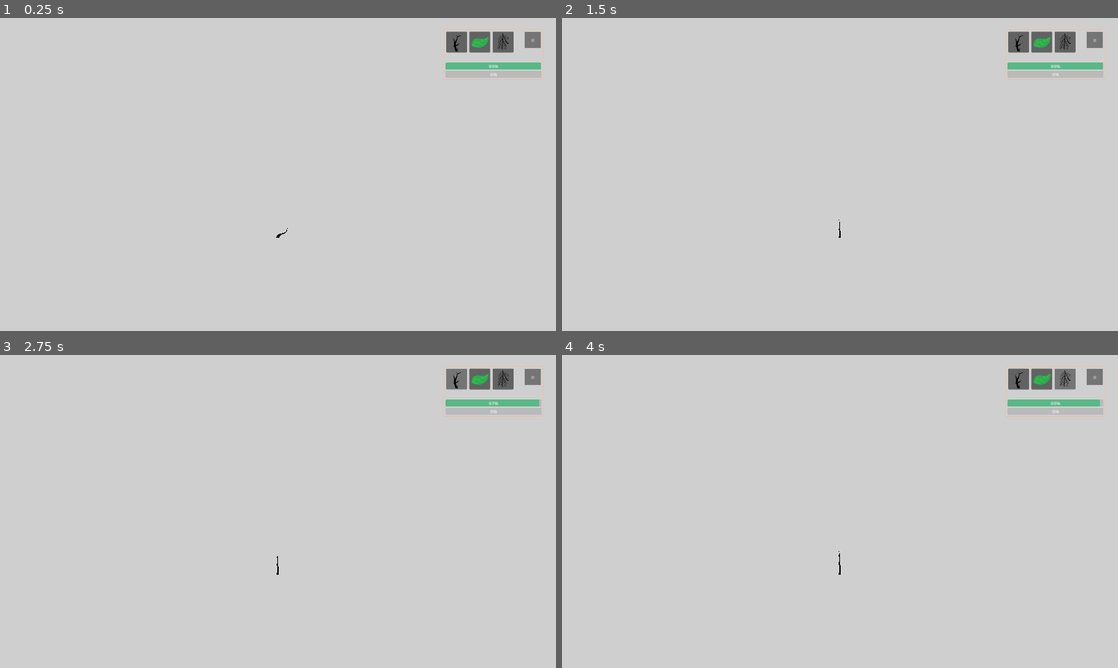
Above: before the commit, frames 1-4 (two rows, left to right).
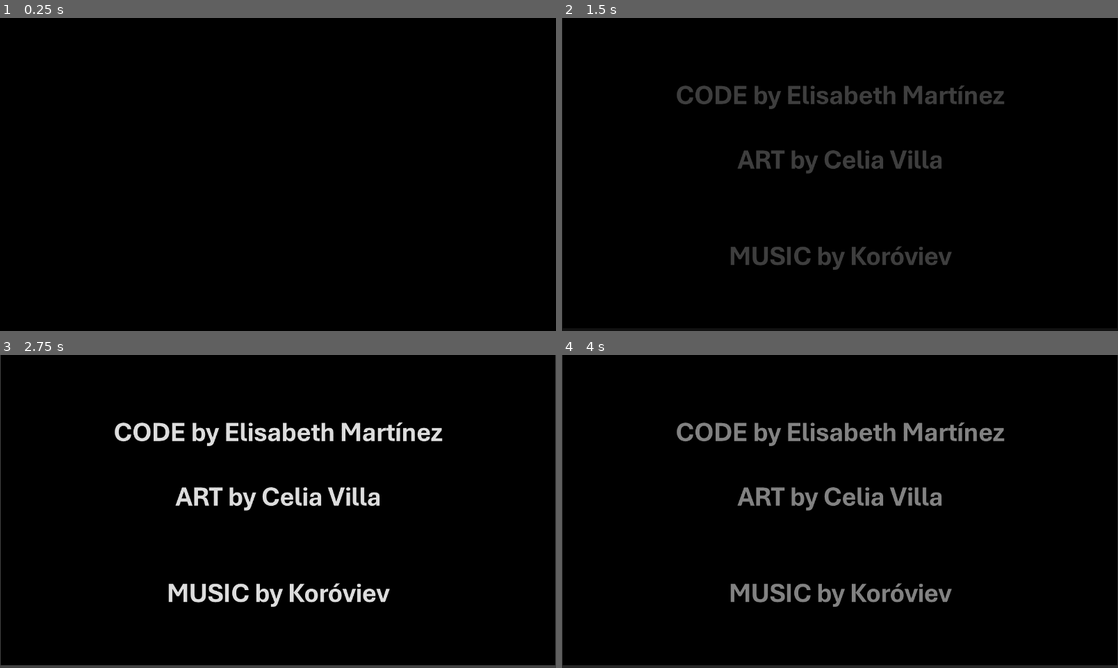
Above: after the commit, the same moments.

Repository: Elysaveth/gmtkjam24
Game: Godot game, scene res://scenes/intro.tscn
Two runs of this game, one before a commit and one after it. Both use one fixed random seed, a clock stepped at 60 frames per second and the inputs below. Before the commit the project starts from res://scenes/tree_level.tscn.
Inputs (mouse positions are in pixels of both pictures, inside the frame that each line leads up to):
- Up to frame 1 (0.25 s): no input
- Up to frame 2 (1.5 s): click (1095, 39) at 0.5 s, where only the run before the commit has a clickable "II"; click (840, 171) at 1.25 s, where only the run before the commit has a clickable "Retry"
- Up to frame 3 (2.75 s): click (455, 380) at 2.02 s
- Up to frame 4 (4 s): click (1040, 380) at 2.77 s; click (1062, 380) at 3.52 s

The runs differ from the first frame. In frame 1, 100% of the frame differs, in the area x 0-100%, y 0-100%; in frame 2, 100%; in frame 3, 97%; in frame 4, 100%.

Commit message:
intro added

Diff:
--- /dev/null
+++ b/intro.gd
@@ -0,0 +1,12 @@
+extends Node2D
+
+
+# Called when the node enters the scene tree for the first time.
+func _ready():
+	$AnimationPlayer.play("fade in")
+	await(get_tree().create_timer(10)).timeout
+	get_tree().change_scene_to_file("res://scenes/tree_level.tscn")
+
+# Called every frame. 'delta' is the elapsed time since the previous frame.
+func _process(delta):
+	pass
--- /dev/null
+++ b/intro.tscn
@@ -0,0 +1,78 @@
+[gd_scene load_steps=7 format=3 uid="uid://ds2on8hb5j1p3"]
+
+[ext_resource type="Script" path="res://intro.gd" id="1_77s65"]
+[ext_resource type="Texture2D" uid="uid://2xsaddl3k3xe" path="res://sprites/INTRO.png" id="2_usaqg"]
+
+[sub_resource type="Animation" id="Animation_ml2be"]
+resource_name = "fade in"
+length = 3.0
+tracks/0/type = "value"
+tracks/0/imported = false
+tracks/0/enabled = true
+tracks/0/path = NodePath("ColorRect:color")
+tracks/0/interp = 1
+tracks/0/loop_wrap = true
+tracks/0/keys = {
+"times": PackedFloat32Array(1, 3),
+"transitions": PackedFloat32Array(1, 1),
+"update": 0,
+"values": [Color(0, 0, 0, 1), Color(0, 0, 0, 0)]
+}
+
+[sub_resource type="Animation" id="Animation_jrucf"]
+length = 0.001
+tracks/0/type = "value"
+tracks/0/imported = false
+tracks/0/enabled = true
+tracks/0/path = NodePath("ColorRect:color")
+tracks/0/interp = 1
+tracks/0/loop_wrap = true
+tracks/0/keys = {
+"times": PackedFloat32Array(0),
+"transitions": PackedFloat32Array(1),
+"update": 0,
+"values": [Color(0, 0, 0, 1)]
+}
+
+[sub_resource type="Animation" id="Animation_anh1a"]
+resource_name = "fade out"
+length = 3.0
+tracks/0/type = "value"
+tracks/0/imported = false
+tracks/0/enabled = true
+tracks/0/path = NodePath("ColorRect:color")
+tracks/0/interp = 1
+tracks/0/loop_wrap = true
+tracks/0/keys = {
+"times": PackedFloat32Array(0, 2),
+"transitions": PackedFloat32Array(1, 1),
+"update": 0,
+"values": [Color(0, 0, 0, 0), Color(0, 0, 0, 1)]
+}
+
+[sub_resource type="AnimationLibrary" id="AnimationLibrary_k41db"]
+_data = {
+"RESET": SubResource("Animation_jrucf"),
+"fade in": SubResource("Animation_ml2be"),
+"fade out": SubResource("Animation_anh1a")
+}
+
+[node name="Node2D" type="Node2D"]
+script = ExtResource("1_77s65")
+
+[node name="Sprite2D" type="Sprite2D" parent="."]
+position = Vector2(960.75, 535)
+scale = Vector2(1.4957, 1.48472)
+texture = ExtResource("2_usaqg")
+
+[node name="ColorRect" type="ColorRect" parent="."]
+offset_left = -71.0
+offset_top = -36.0
+offset_right = 1990.0
+offset_bottom = 1137.0
+color = Color(0, 0, 0, 1)
+
+[node name="AnimationPlayer" type="AnimationPlayer" parent="."]
+libraries = {
+"": SubResource("AnimationLibrary_k41db")
+}
--- a/project.godot
+++ b/project.godot
@@ -11,7 +11,7 @@
 [application]
 
 config/name="Built to Scale"
-run/main_scene="res://scenes/tree_level.tscn"
+run/main_scene="res://scenes/intro.tscn"
 config/features=PackedStringArray("4.3", "Forward Plus")
 config/icon="res://sprites/icon.svg"
 
--- a/resources/normal_tree.tres
+++ b/resources/normal_tree.tres
@@ -12,7 +12,7 @@
 [ext_resource type="PackedScene" uid="uid://bdso3y307683y" path="res://branches/branch_9.tscn" id="10_6ou7r"]
 [ext_resource type="PackedScene" uid="uid://gmeukllv4y0" path="res://branches/branch_10.tscn" id="11_6aiyd"]
 [ext_resource type="PackedScene" uid="uid://befye5wos1f8m" path="res://branches/branch_11.tscn" id="12_3rb7k"]
-[ext_resource type="PackedScene" uid="uid://6lnoq7h542l3" path="res://leafs/hoja.tscn" id="12_5ak8e"]
+[ext_resource type="PackedScene" uid="uid://6lnoq7h542l3" path="res://sprites/hoja.tscn" id="12_5ak8e"]
 [ext_resource type="PackedScene" uid="uid://chtqx8n4a3wjw" path="res://roots/root_1.tscn" id="13_1c45x"]
 [ext_resource type="PackedScene" uid="uid://b3qliea8g5arg" path="res://roots/root_2.tscn" id="14_vudi3"]
 [ext_resource type="PackedScene" uid="uid://do4uxnv4v6l82" path="res://roots/root_3.tscn" id="15_fk3ms"]
@@ -21,8 +21,9 @@
 
 [resource]
 script = ExtResource("1_it08l")
-energy = 200
+energy = 500
 GROW_SPEED = 3.0
+MAX_ANGLE = 0.1
 branch_types = Array[PackedScene]([ExtResource("2_ef4dl"), ExtResource("3_dokdp"), ExtResource("4_2xror"), ExtResource( …(183 unchanged characters)…
 root_types = Array[PackedScene]([ExtResource("13_1c45x"), ExtResource("14_vudi3"), ExtResource("15_fk3ms"), ExtResource("16_5nakf"), ExtResource("17_doe6u")])
 leaf_type = ExtResource("12_5ak8e")
--- /dev/null
+++ b/scenes/intro.tscn
@@ -0,0 +1,109 @@
+[gd_scene load_steps=9 format=3 uid="uid://bwduh4ie1ilyb"]
+
+[ext_resource type="Script" path="res://intro.gd" id="1_740f0"]
+[ext_resource type="Texture2D" uid="uid://d3gy86it0gxi1" path="res://sprites/INTRO/Slide1.PNG" id="2_8tbfw"]
+[ext_resource type="Texture2D" uid="uid://dnxpn7yr8351e" path="res://sprites/INTRO/Slide2.PNG" id="3_7go34"]
+[ext_resource type="AudioStream" uid="uid://cmudct671ayc4" path="res://resources/Popota said tiriri.mp3" id="3_argo6"]
+
+[sub_resource type="Animation" id="Animation_ml2be"]
+resource_name = "fade in"
+length = 10.0
+tracks/0/type = "value"
+tracks/0/imported = false
+tracks/0/enabled = true
+tracks/0/path = NodePath("ColorRect:color")
+tracks/0/interp = 1
+tracks/0/loop_wrap = true
+tracks/0/keys = {
+"times": PackedFloat32Array(1, 3, 5, 7.03333, 10.0333),
+"transitions": PackedFloat32Array(1, 1, 1, 1, 1),
+"update": 0,
+"values": [Color(0, 0, 0, 1), Color(0, 0, 0, 0), Color(0, 0, 0, 1), Color(0, 0, 0, 0), Color(0, 0, 0, 1)]
+}
+tracks/1/type = "value"
+tracks/1/imported = false
+tracks/1/enabled = true
+tracks/1/path = NodePath("Sprite2D:texture")
+tracks/1/interp = 1
+tracks/1/loop_wrap = true
+tracks/1/keys = {
+"times": PackedFloat32Array(0, 5.03333),
+"transitions": PackedFloat32Array(1, 1),
+"update": 1,
+"values": [ExtResource("2_8tbfw"), ExtResource("3_7go34")]
+}
+
+[sub_resource type="Animation" id="Animation_jrucf"]
+length = 0.001
+tracks/0/type = "value"
+tracks/0/imported = false
+tracks/0/enabled = true
+tracks/0/path = NodePath("ColorRect:color")
+tracks/0/interp = 1
+tracks/0/loop_wrap = true
+tracks/0/keys = {
+"times": PackedFloat32Array(0),
+"transitions": PackedFloat32Array(1),
+"update": 0,
+"values": [Color(0, 0, 0, 1)]
+}
+tracks/1/type = "value"
+tracks/1/imported = false
+tracks/1/enabled = true
+tracks/1/path = NodePath("Sprite2D:texture")
+tracks/1/interp = 1
+tracks/1/loop_wrap = true
+tracks/1/keys = {
+"times": PackedFloat32Array(0),
+"transitions": PackedFloat32Array(1),
+"update": 1,
+"values": [ExtResource("2_8tbfw")]
+}
+
+[sub_resource type="Animation" id="Animation_anh1a"]
+resource_name = "fade out"
+length = 3.0
+tracks/0/type = "value"
+tracks/0/imported = false
+tracks/0/enabled = true
+tracks/0/path = NodePath("ColorRect:color")
+tracks/0/interp = 1
+tracks/0/loop_wrap = true
+tracks/0/keys = {
+"times": PackedFloat32Array(0, 2),
+"transitions": PackedFloat32Array(1, 1),
+"update": 0,
+"values": [Color(0, 0, 0, 0), Color(0, 0, 0, 1)]
+}
+
+[sub_resource type="AnimationLibrary" id="AnimationLibrary_k41db"]
+_data = {
+"RESET": SubResource("Animation_jrucf"),
+"fade in": SubResource("Animation_ml2be"),
+"fade out": SubResource("Animation_anh1a")
+}
+
+[node name="Node2D" type="Node2D"]
+script = ExtResource("1_740f0")
+
+[node name="Sprite2D" type="Sprite2D" parent="."]
+position = Vector2(960.75, 535)
+scale = Vector2(1.4957, 1.48472)
+texture = ExtResource("2_8tbfw")
+
+[node name="ColorRect" type="ColorRect" parent="."]
+offset_left = -71.0
+offset_top = -36.0
+offset_right = 1990.0
+offset_bottom = 1137.0
+color = Color(0, 0, 0, 1)
+
+[node name="AnimationPlayer" type="AnimationPlayer" parent="."]
+libraries = {
+"": SubResource("AnimationLibrary_k41db")
+}
+
+[node name="music" type="AudioStreamPlayer" parent="."]
+stream = ExtResource("3_argo6")
+autoplay = true
+parameters/looping = false
Binary file added: sprites/INTRO/Slide1.PNG
Not shown, added: sprites/INTRO/Slide1.PNG.import
Binary file added: sprites/INTRO/Slide2.PNG
Not shown, added: sprites/INTRO/Slide2.PNG.import
Not shown, added: sprites/Icono.png.import
